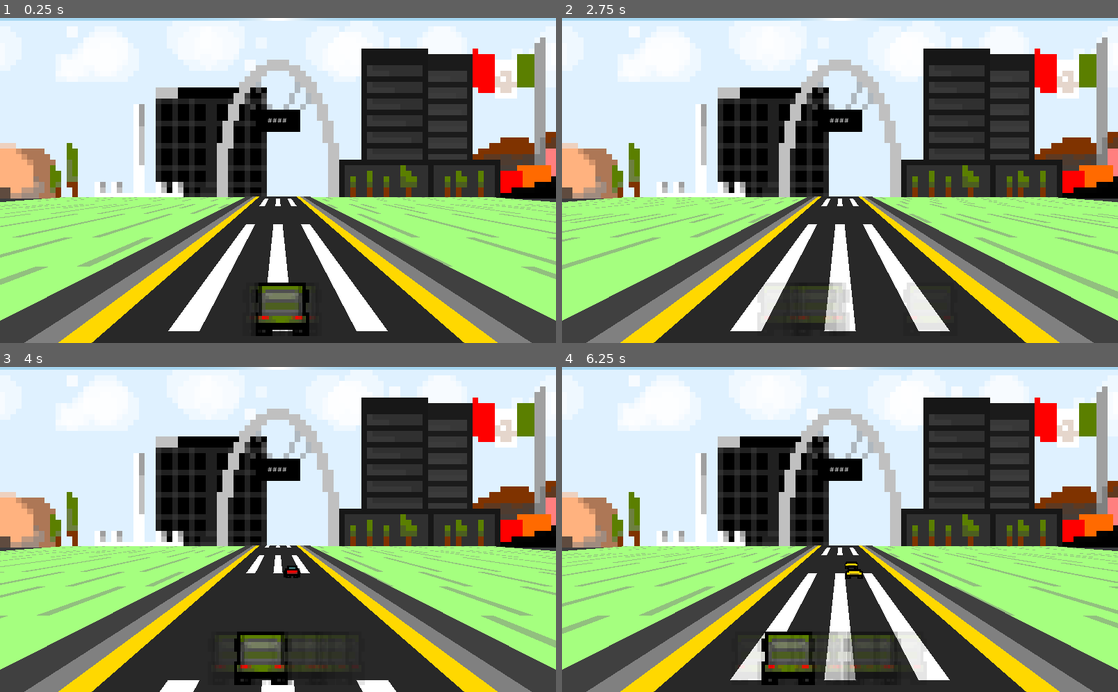
Above: before the commit, frames 1-4 (two rows, left to right).
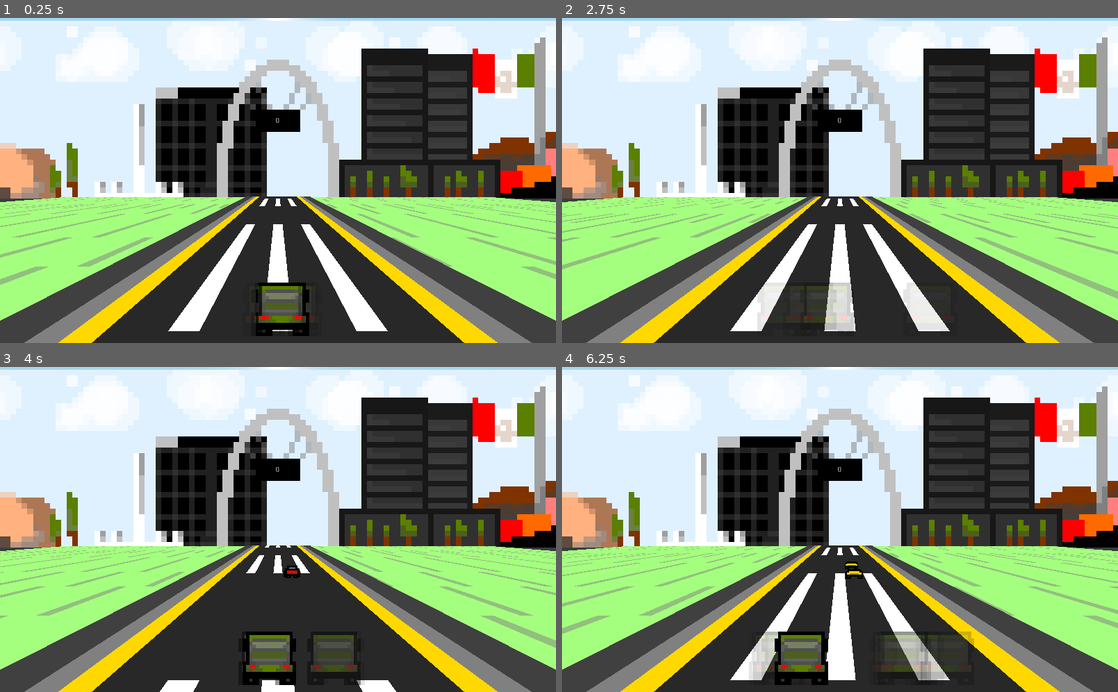
Above: after the commit, the same moments.

Repository: ClarkThyLord/Speed-Trash
Game: Godot game, scene res://src/game/game.tscn
Same seed, same stepped clock (60 frames per second), same inputs: the game is played once before the commit and once after it.
Inputs:
- Up to frame 1 (0.25 s): no input
- Up to frame 2 (2.75 s): hold Right (ui_right) 0.53-1.28 s; hold Space (action_break) 0.53-1.28 s; hold Left (ui_left) 1.28-2.03 s; tap Space (action_break) at 1.35 s; hold Right (ui_right) from 2.03 s (still down); hold Space (action_break) from 2.03 s (still down)
- Up to frame 3 (4 s): release Right (ui_right) at 2.78 s; release Space (action_break) at 2.78 s; hold Shift (action_accelerate) 2.78-3.53 s; tap Space (action_break) at 2.85 s; hold Left (ui_left) from 3.53 s (still down); hold Space (action_break) from 3.53 s (still down)
- Up to frame 4 (6.25 s): release Space (action_break) at 4.28 s; tap Space (action_break) at 4.35, 5.85 s; hold Space (action_break) 5.03-5.78 s; release Left (ui_left) at 5.78 s; hold Right (ui_right) from 5.78 s (still down)

The runs differ from the first frame. In frame 1, less than 0.1% of the frame differs, in the area x 48-52%, y 30-33%; in frame 2, 0.2%; in frame 3, 1.2%; in frame 4, 3.1%, in the area x 30-75%, y 30-98%.
Error before the commit: Parse Error: Unexpected indentation. (res://src/session.gd:81)

Commit message:
call on save
Clark was here :V

Diff:
--- a/src/session.gd
+++ b/src/session.gd
@@ -78,6 +78,7 @@
 ## Private Methods
 func _on_q_timer_timeout() -> void:
 	var datetime := OS.get_datetime()
+	save_q_table(Q_TABLE_DIR + "/" \
 			+ str(datetime["hour"]) + "-" \
 			+ str(datetime["minute"]) + "@" \
 			+ str(datetime["day"]) + "-" \
